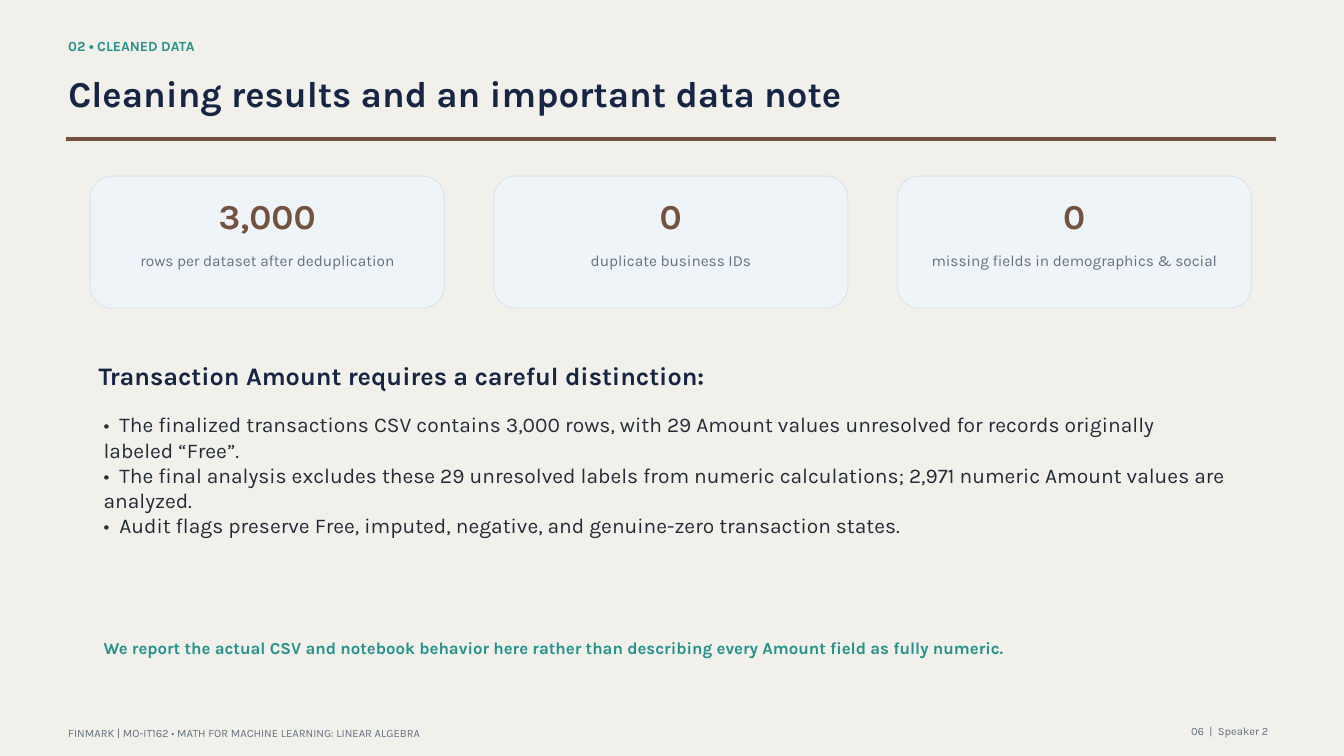
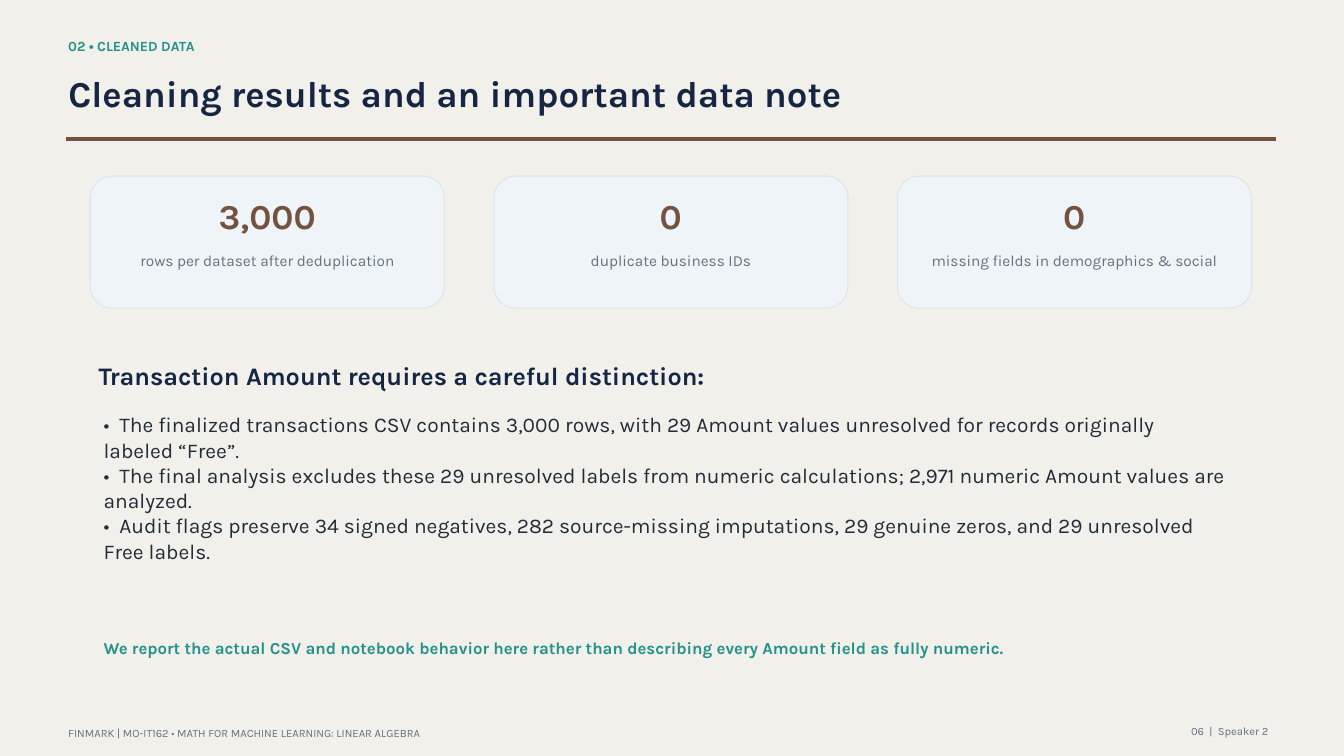
Before and after one commit to nix-cy/FinMark-Terminal-Assessment, a slide deck: slide 6 of Terminal_Assessment/presentation/MO-IT162 Terminal Assessment - ML Solution - BSIT- H3101 - Group 6.pptx. Drawn at 1344x756 pixels with LibreOffice and Linux fonts; fonts in the diff are those of the drawing. Boxes give left, top, right and bottom in pixels: in the first picture for what was removed or moved away, otherwise in the second. Text is boxed around its words. In the diff, an @@ line names an element or a change of style, - is before the commit and + after.

Commit message:
Strengthen final presentation evidence
Add exact transaction-state counts, descriptive precision, and seasonality limitations after comparing the Canva and generated decks.

```diff
--- a/Terminal_Assessment/presentation/MO-IT162 Terminal Assessment - ML Solution - BSIT- H3101 - Group 6.pptx
+++ b/Terminal_Assessment/presentation/MO-IT162 Terminal Assessment - ML Solution - BSIT- H3101 - Group 6.pptx
@@ text at (x1=104, y1=518, x2=1194, y2=560): text changed @@
-• Audit flags preserve Free, imputed, negative, and genuine-zero transaction states.
+• Audit flags preserve 34 signed negatives, 282 source-missing imputations, 29 genuine zeros, and 29 unresolved Free labels.
```
Also in this commit, not shown: 3 other slides changed.
